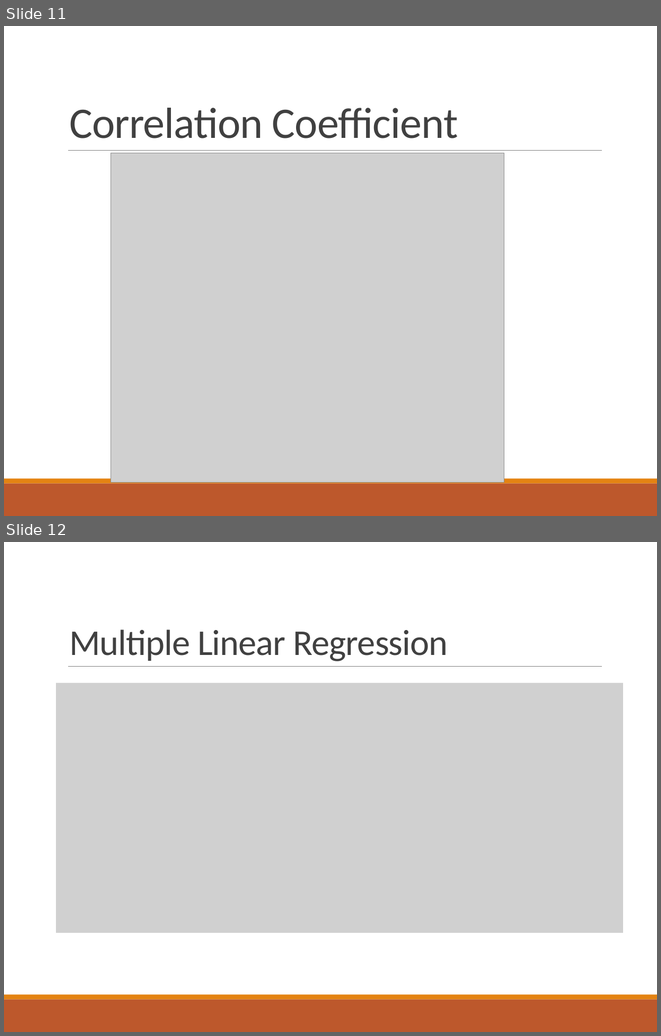
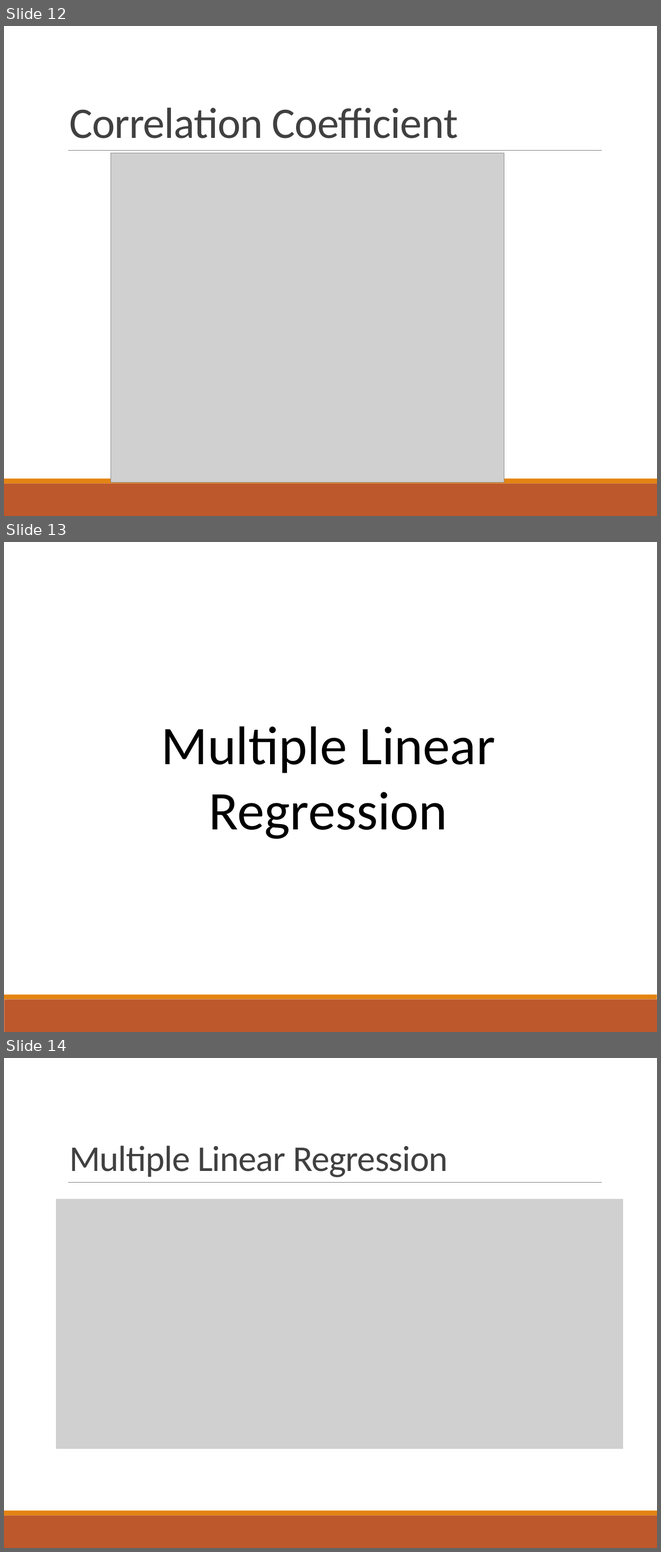
Before and after one commit to lei-qian/NDSAWS24, a slide deck: PPT/2. Linear Reg, Logistic Reg and SVM.pptx. Shown one above the other, each under a label of ours: slides 11 and 12 before the commit, slides 12, 13 and 14 after it. The pictures are 661x1036 and 661x1552 pixels, drawn with LibreOffice and Linux fonts; fonts in the diff are those of the drawing; grey boxes stand for pictures. Boxes give left, top, right and bottom in pixels: in the first picture for what was removed or moved away, otherwise in the second. Text is boxed around its words. In the diff, an @@ line names an element or a change of style, - is before the commit and + after.

```diff
--- a/PPT/2. Linear Reg, Logistic Reg and SVM.pptx
+++ b/PPT/2. Linear Reg, Logistic Reg and SVM.pptx
@@ slide 13 added at (4, 542, 657, 1032), background #FFFFFF; not listed: 2 template elements that a slide beside it also shows @@
@@ text added at (161, 726, 495, 839), 60 pt, text #000000 @@
+Multiple Linear Regression
@@ what was slide 11 is now slide 12 @@
@@ what was slide 12 is now slide 14 @@
```
Also in this commit, not shown: 1 slide changed, 3 other slides added, 2 other files.
